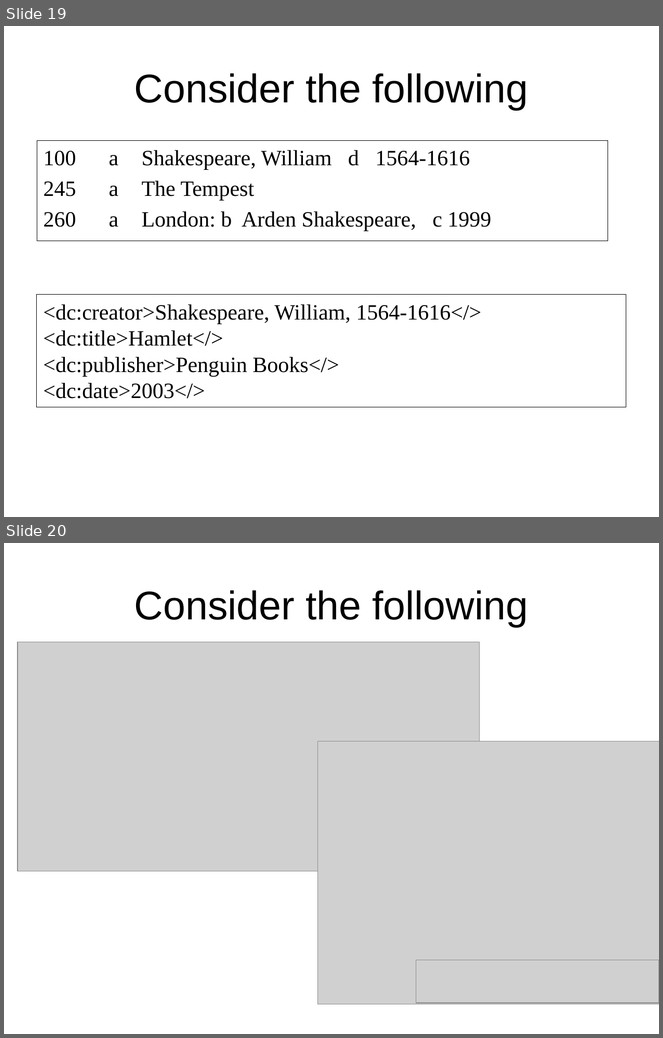
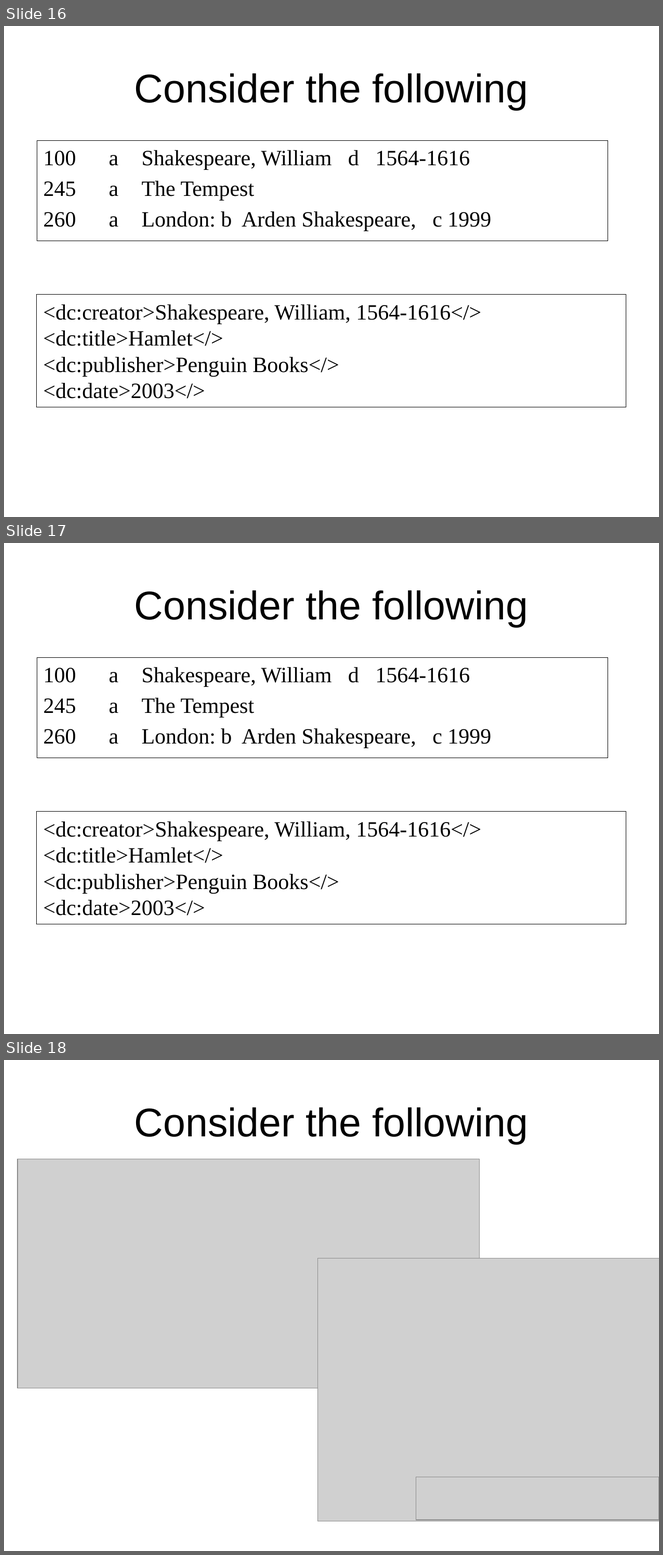
Before and after one commit to DataCurationWorkshop/HongKongCurationWorkshop, a slide deck: Day_2/Day_2_Lectures/Day_2_Lecture_Metadata2.pptx. Shown one above the other, each under a label of ours: slides 19 and 20 before the commit, slides 16, 17 and 18 after it. The pictures are 663x1038 and 663x1555 pixels, drawn with LibreOffice and Linux fonts; fonts in the diff are those of the drawing; grey boxes stand for pictures; background and template pictures are left out. Boxes give left, top, right and bottom in pixels: in the first picture for what was removed or moved away, otherwise in the second. Text is boxed around its words. In the diff, an @@ line names an element or a change of style, - is before the commit and + after.

```diff
--- a/Day_2/Day_2_Lectures/Day_2_Lecture_Metadata2.pptx
+++ b/Day_2/Day_2_Lectures/Day_2_Lecture_Metadata2.pptx
@@ slide 17 added at (x1=4, y1=543, x2=659, y2=1034), background #FFFFFF @@
@@ title added at (x1=135, y1=590, x2=528, y2=627), 44 pt, text #000000 @@
+Consider the following
@@ text added at (x1=37, y1=657, x2=608, y2=758), outline #000000 0.75 pt, 24 pt, text #000000 @@
+100 a Shakespeare, William d 1564-1616
+245 a The Tempest
+260 a London: b Arden Shakespeare, c 1999
@@ rectangle added at (x1=37, y1=812, x2=626, y2=924), outline #000000 0.75 pt, 24 pt, text #000000 @@
+<dc:creator>Shakespeare, William, 1564-1616</>
+<dc:title>Hamlet</>
+<dc:publisher>Penguin Books</>
+<dc:date>2003</>
@@ what was slide 19 is now slide 16 @@
@@ what was slide 20 is now slide 18 @@
```
Also in this commit, not shown: 7 slides changed, 6 other slides added, 4 slides removed.
